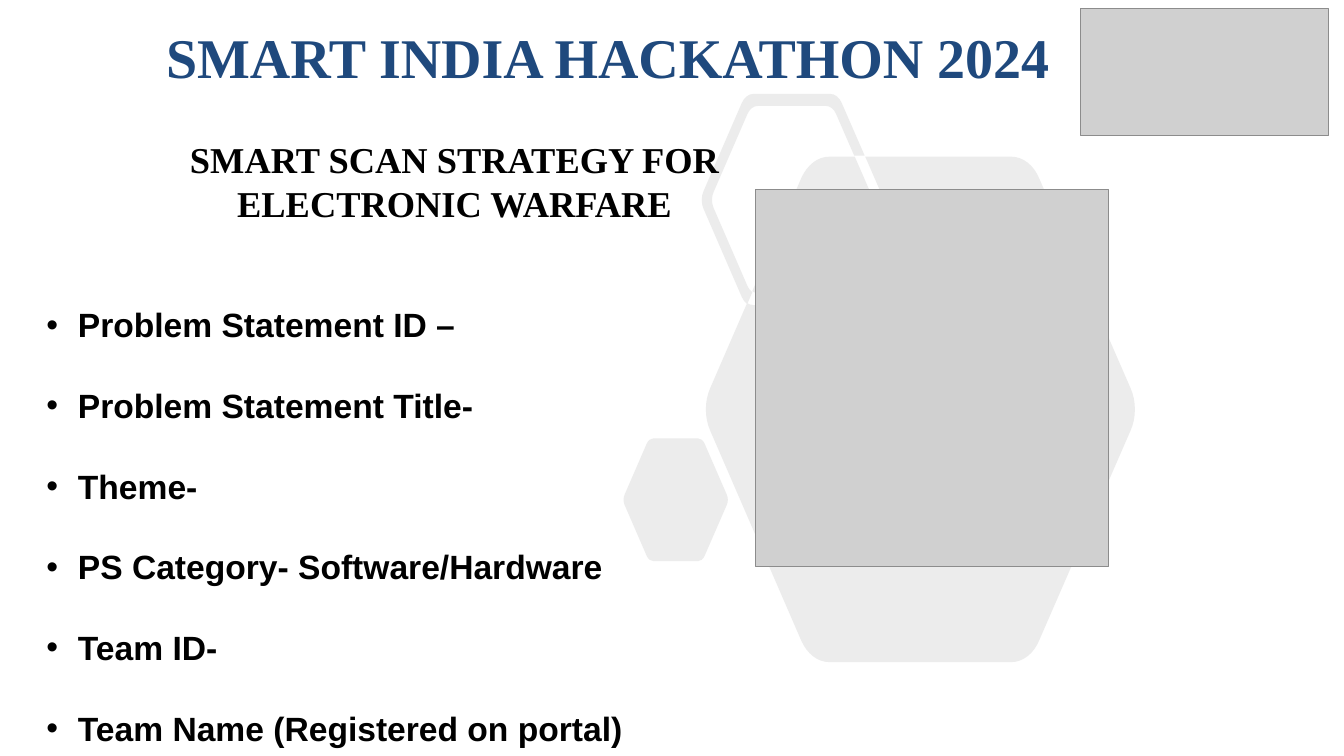
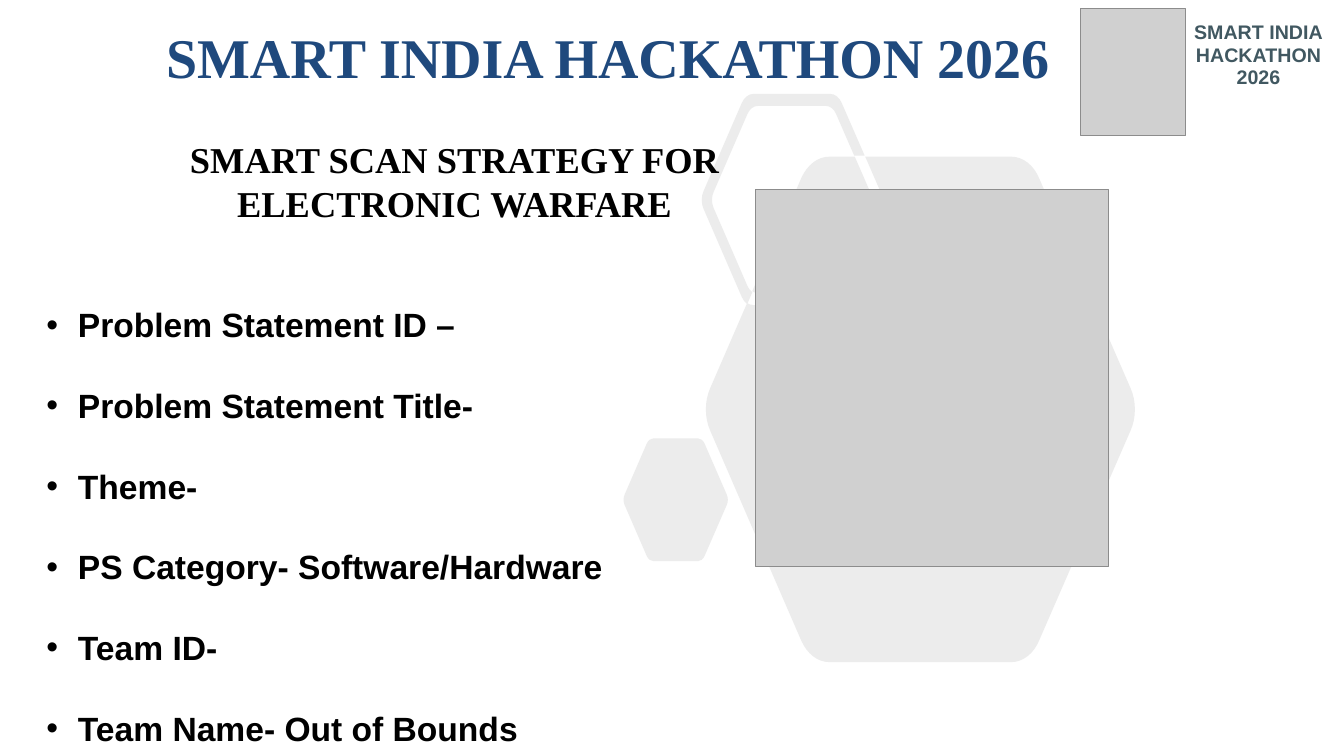
Before and after one commit to Hariomji4/EWarfare, a slide deck: slide 1 of SIH_EW_Smart_Scan.pptx. Drawn at 1344x756 pixels with LibreOffice and Linux fonts; fonts in the diff are those of the drawing; grey boxes stand for pictures. Boxes give left, top, right and bottom in pixels: in the first picture for what was removed or moved away, otherwise in the second. Text is boxed around its words. In the diff, an @@ line names an element or a change of style, - is before the commit and + after.

```diff
--- a/SIH_EW_Smart_Scan.pptx
+++ b/SIH_EW_Smart_Scan.pptx
@@ picture: place and size @@
-picture at [1081,9,1329,136]
+picture at [1081,9,1186,136]
@@ text added at [1194,25,1322,84], 14 pt, text #415861, bold @@
+SMART INDIA
+HACKATHON
+2026
@@ title at [166,40,1049,79]: text changed @@
-SMART INDIA HACKATHON 2024
+SMART INDIA HACKATHON 2026
@@ text at [78,716,518,742]: text changed @@
-• Team Name (Registered on portal)
+• Team Name- Out of Bounds
```
Also in this commit, not shown: 5 other slides changed, 5 other files.
